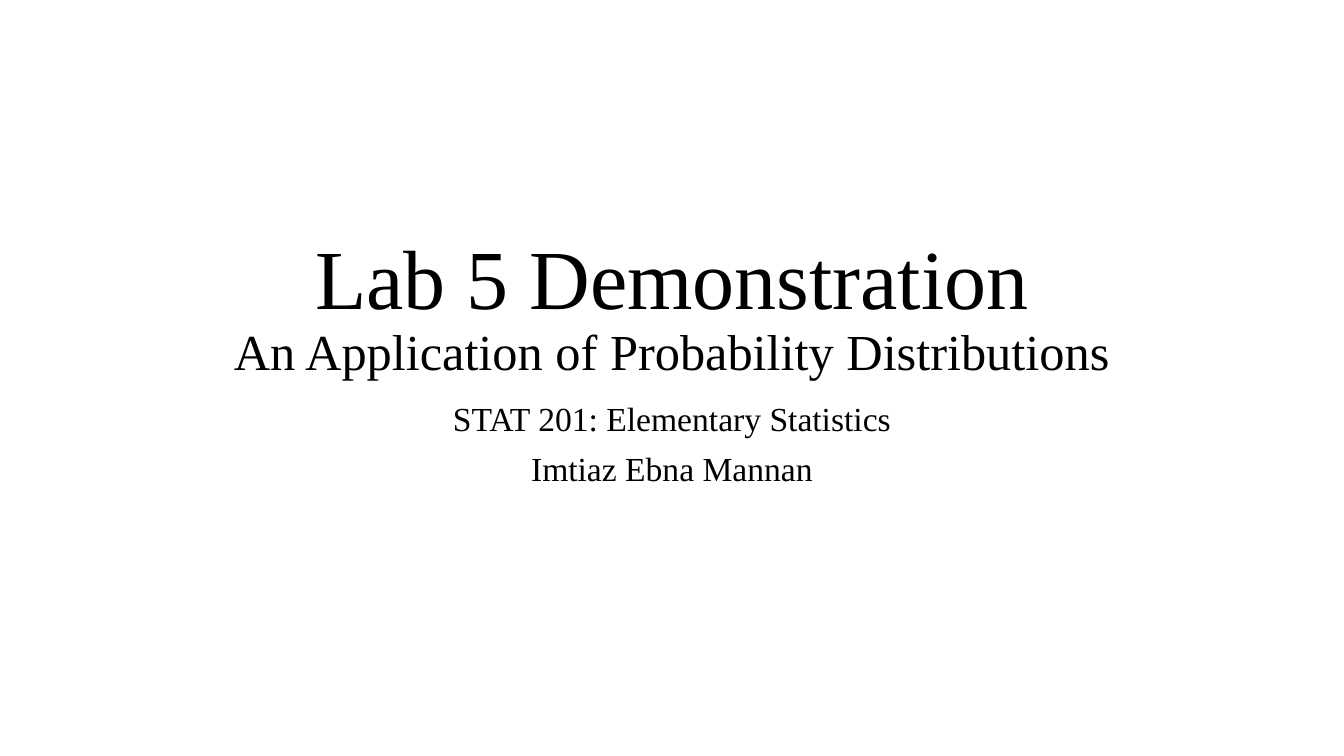
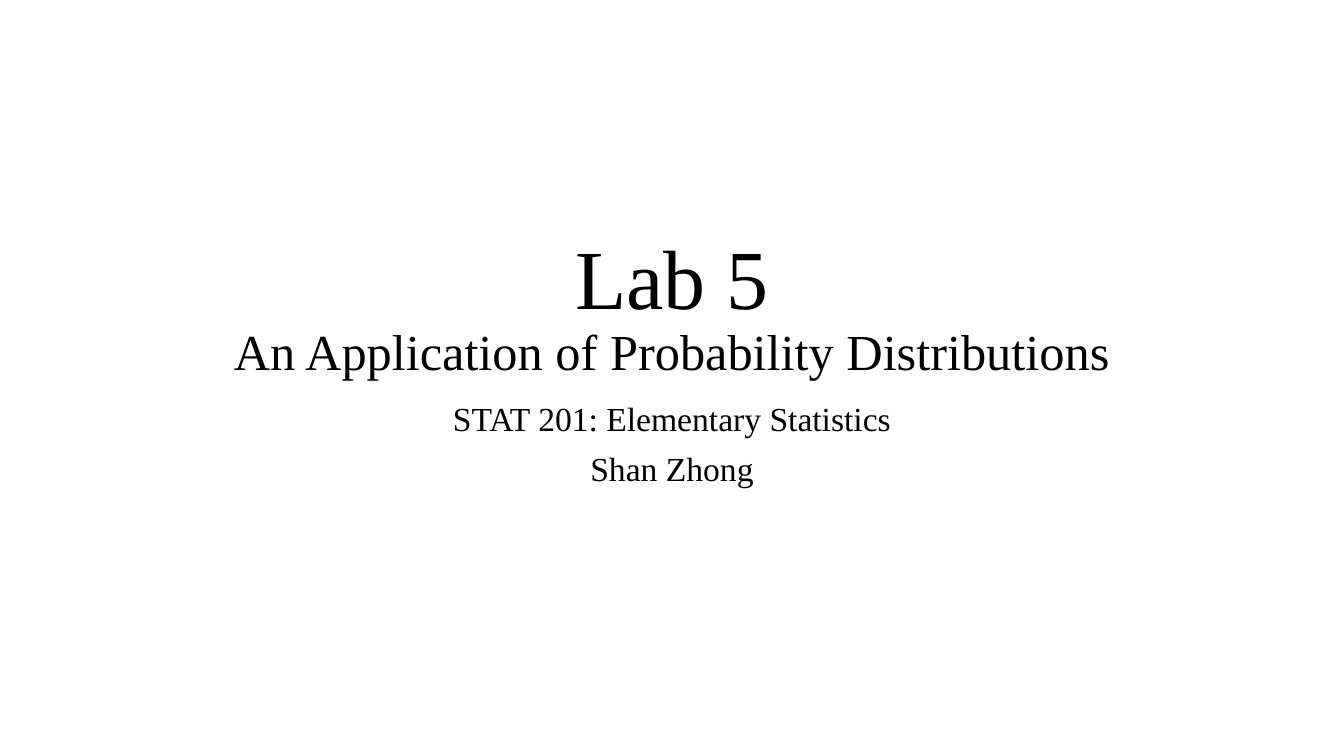
Before and after one commit to Shanlearning/Stat-201-teaching, a slide deck: slide 1 of Lab5/Lab 5 Slides.pptx. Drawn at 1344x756 pixels with LibreOffice and Linux fonts; fonts in the diff are those of the drawing. Boxes give left, top, right and bottom in pixels: in the first picture for what was removed or moved away, otherwise in the second. Text is boxed around its words. In the diff, an @@ line names an element or a change of style, - is before the commit and + after.

Commit message:
Shan

```diff
--- a/Lab5/Lab 5 Slides.pptx
+++ b/Lab5/Lab 5 Slides.pptx
@@ title at (234,250,1109,381): text changed @@
-Lab 5 Demonstration
-An Application of Probability Distributions
+Lab 5
+An Application of Probability Distributions
@@ subtitle at (590,457,754,488): text changed @@
-Imtiaz Ebna Mannan
+Shan Zhong
```
Also in this commit, not shown: 4 other files.
